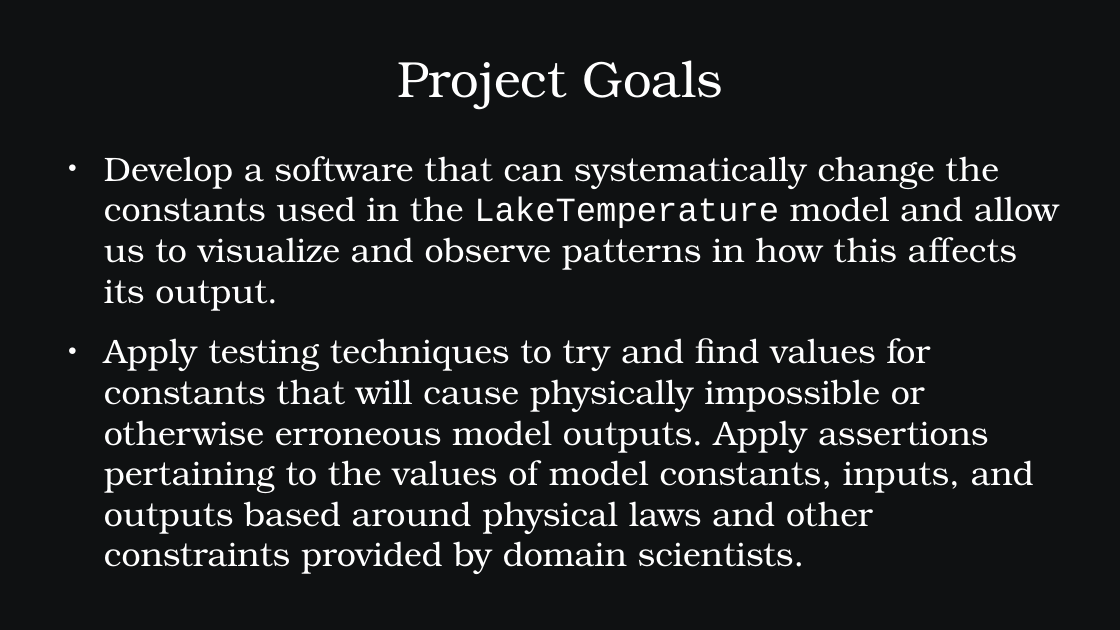
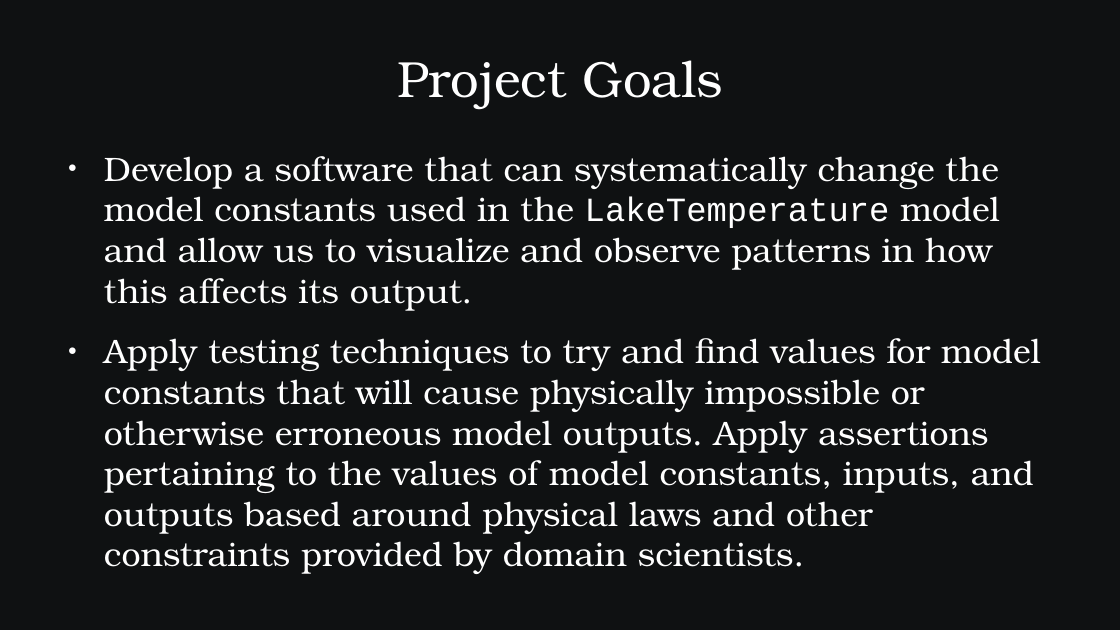
Before and after one commit to SamAllen06/lake_temp_work, a slide deck: slide 3 of documentation/for_collaborators/TestingSoftwareOverview.odp. Drawn at 1120x630 pixels with LibreOffice and Linux fonts; fonts in the diff are those of the drawing. Boxes give left, top, right and bottom in pixels: in the first picture for what was removed or moved away, otherwise in the second. Text is boxed around its words. In the diff, an @@ line names an element or a change of style, - is before the commit and + after.

Commit message:
Make references to constants consistent
changed to 'model constants'

```diff
--- a/documentation/for_collaborators/TestingSoftwareOverview.odp
+++ b/documentation/for_collaborators/TestingSoftwareOverview.odp
@@ text at box(104, 156, 1041, 567): text changed @@
-● Develop a software that can systematically change the constants used in the LakeTemperature model and allow us to visualize and observe patterns in how this affects its output.
-● Apply testing techniques to try and find values for constants that will cause physically impossible or otherwise erroneous model outputs. Apply assertions pertaining to the values of model constants, inputs, and outputs based around physical laws and other constraints provided by domain scientists.
+● Develop a software that can systematically change the model constants used in the LakeTemperature model and allow us to visualize and observe patterns in how this affects its output.
+● Apply testing techniques to try and find values for model constants that will cause physically impossible or otherwise erroneous model outputs. Apply assertions pertaining to the values of model constants, inputs, and outputs based around physical laws and other constraints provided by domain scientists.
```
Also in this commit, not shown: 1 other file.
